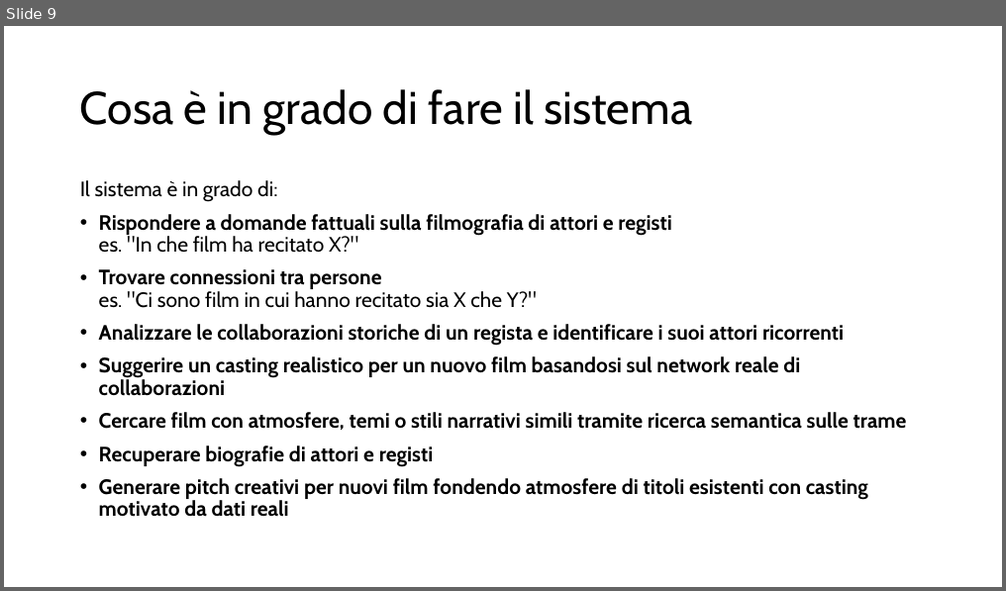
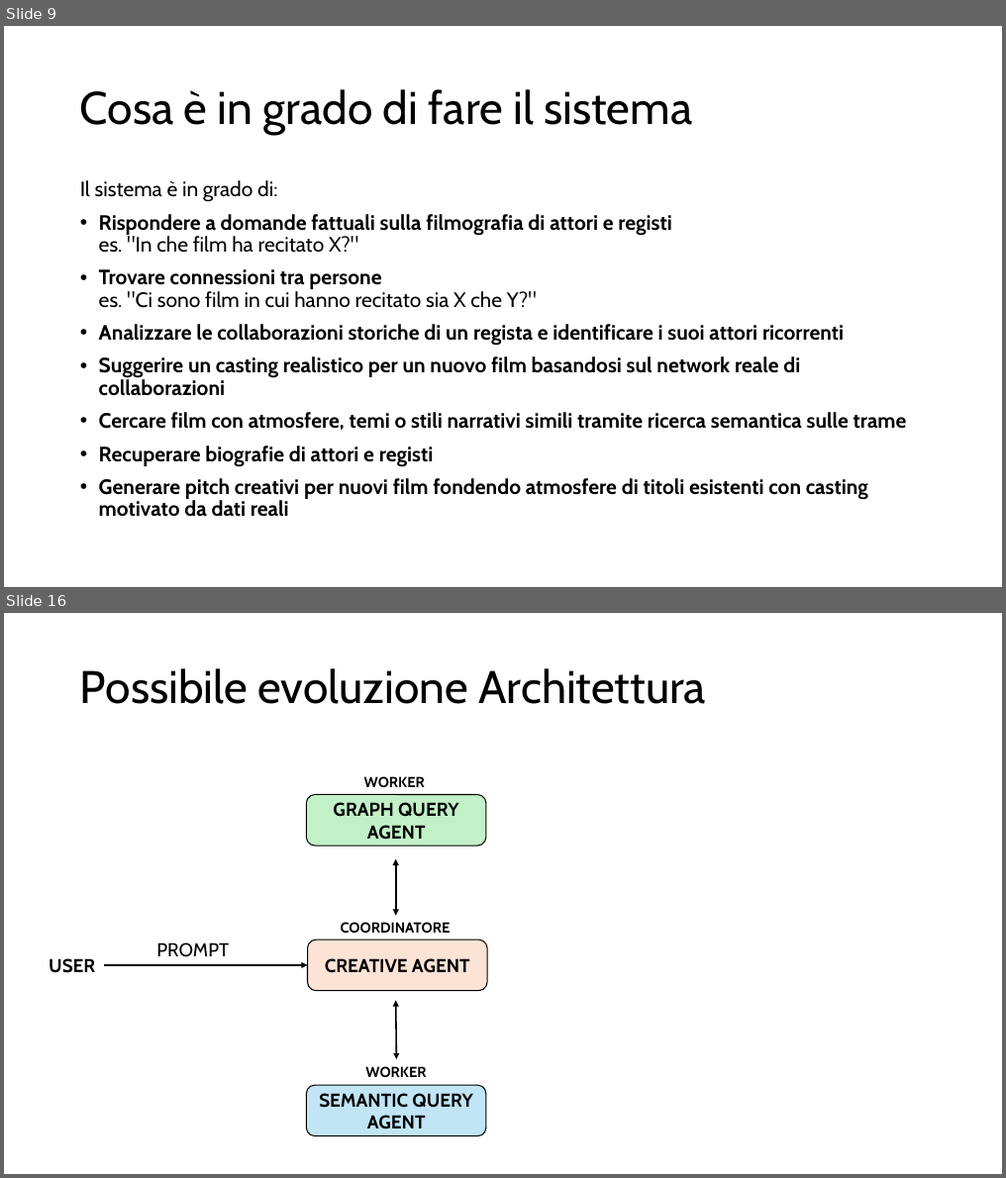
Before and after one commit to piermarone22/ProgettoAgenticAI-CinemaGraphRAG, a slide deck: Presentazione/Progetto_AgenticAI.pptx. Shown one above the other, each under a label of ours: slide 9 before the commit, slides 9 and 16 after it; the slides between them are not shown. The pictures are 1006x591 and 1006x1178 pixels, drawn with LibreOffice and Linux fonts; fonts in the diff are those of the drawing. Boxes give left, top, right and bottom in pixels: in the first picture for what was removed or moved away, otherwise in the second. Text is boxed around its words. In the diff, an @@ line names an element or a change of style, - is before the commit and + after.

```diff
--- a/Presentazione/Progetto_AgenticAI.pptx
+++ b/Presentazione/Progetto_AgenticAI.pptx
@@ slide 16 added at [4,613,1002,1174], background #FFFFFF @@
@@ title added at [80,668,706,704], 44 pt, text #000000 @@
+Possibile evoluzione Architettura
@@ text added at [364,776,425,787], 14 pt, text #000000, bold @@
+WORKER
@@ rounded rectangle added at [307,795,486,846], fill #C2F1C8, outline #000000 1 pt, 18 pt, text #000000, bold @@
+GRAPH QUERY AGENT
@@ double arrow added from (395, 916) to (395, 860), #000000 1.5 pt @@
@@ text added at [341,922,450,934], 14 pt, text #000000, bold @@
+COORDINATORE
@@ text added at [49,959,95,973], 18 pt, text #000000, bold @@
+USER
@@ arrow added from (104, 965) to (307, 965), #000000 1.5 pt @@
@@ text added at [156,943,229,958], 18 pt, text #000000 @@
+PROMPT
@@ rounded rectangle added at [307,940,487,991], fill #FBE3D6, outline #000000 1 pt, 18 pt, text #000000, bold @@
+CREATIVE AGENT
@@ double arrow added from (396, 1059) to (395, 1001), #000000 1.5 pt @@
@@ rounded rectangle added at [307,1085,486,1137], fill #C1E5F5, outline #000000 1 pt, 18 pt, text #000000, bold @@
+SEMANTIC QUERY AGENT
@@ text added at [365,1066,426,1077], 14 pt, text #000000, bold @@
+WORKER
```
Also in this commit, not shown: 3 slides changed, 5 other slides added, 3 slides removed, 10 other files.
